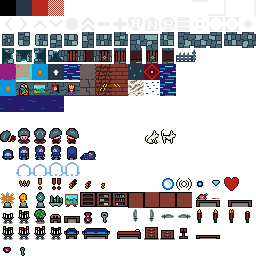
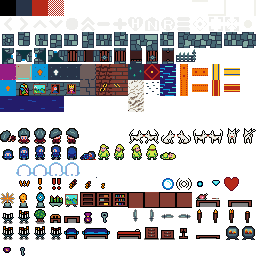
Layered file, before and after one edit (256 x 256). Changes by layer:
painted on "Layer" over [101, 147, 170, 158]
painted on "tiles31color.png" over [2, 64, 256, 240]
